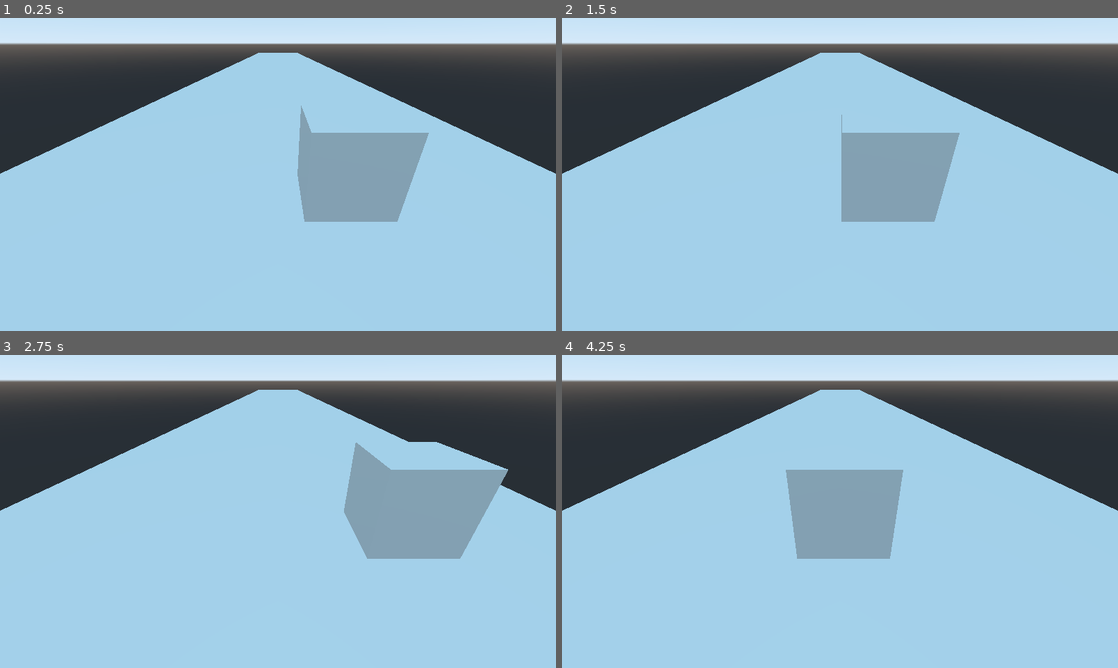
Above: before the commit, frames 1-4 (two rows, left to right).
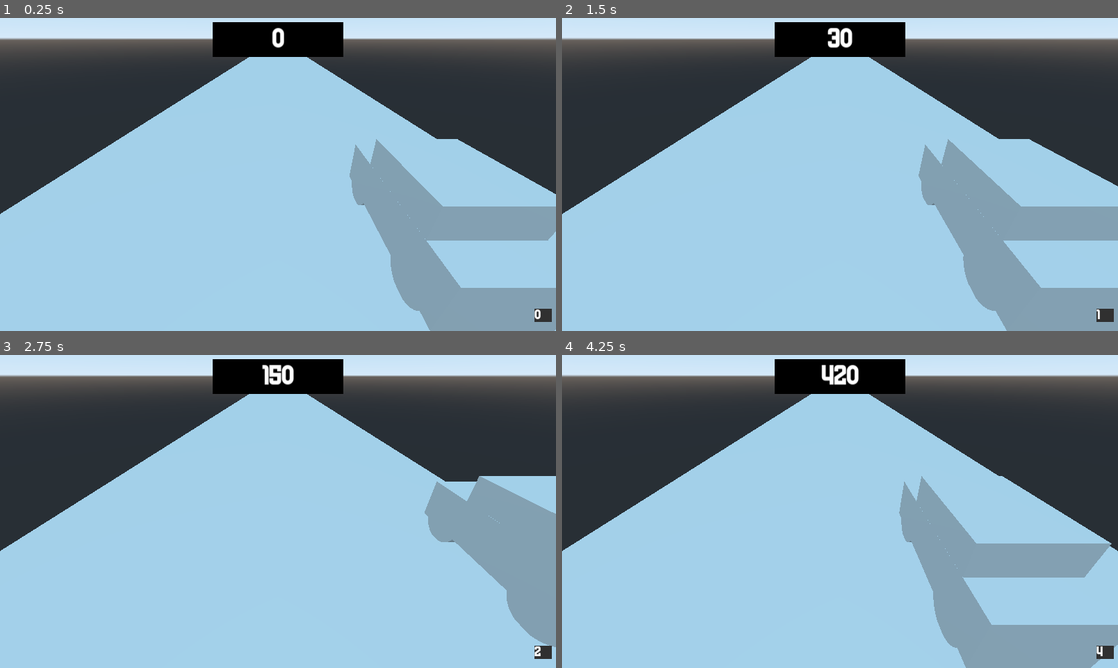
Above: after the commit, the same moments.

Repository: AAncapo/endless-racer
Game: Godot game, scene res://world.tscn
The game is run twice, just before and just after one commit, with the same random seed, the same clock (stepped at 60 frames per second) and the same inputs.
Inputs:
- Up to frame 1 (0.25 s): no input
- Up to frame 2 (1.5 s): hold D (right) 0.53-1.28 s; hold A (left) from 1.28 s (still down)
- Up to frame 3 (2.75 s): release A (left) at 2.03 s; hold D (right) from 2.03 s (still down)
- Up to frame 4 (4.25 s): release D (right) at 3.53 s; hold A (left) from 3.53 s (still down)

The runs differ from the first frame. In frame 1, 21% of the frame differs, in the area x 0-100%, y 1-100%; in frame 2, 23%; in frame 3, 20%; in frame 4, 25%.

Commit message:
player speed and score
prototype

Diff:
--- a/player.gd
+++ b/player.gd
@@ -2,12 +2,14 @@
 
 
 onready var new_position: Vector3 = global_translation
-var dodge_speed: float = 5.0
+var stats = preload("res://player_stats.tres")
+
+
+func _process(delta):
+	global_translation = lerp(global_translation, new_position, delta * stats.dodge_speed)
+
+	stats.current_speed += delta
 
 
 func move_to(pos):
 	new_position = pos
-
-
-func _process(delta):
-	global_translation = lerp(global_translation, new_position, delta * dodge_speed)
--- a/player.tscn
+++ b/player.tscn
@@ -1,10 +1,12 @@
-[gd_scene load_steps=4 format=2]
+[gd_scene load_steps=5 format=2]
 
 [ext_resource path="res://player.gd" type="Script" id=1]
 
 [sub_resource type="BoxShape" id=1]
 
 [sub_resource type="CubeMesh" id=2]
+
+[sub_resource type="CylinderMesh" id=3]
 
 [node name="player" type="KinematicBody"]
 script = ExtResource( 1 )
@@ -13,6 +15,30 @@
 transform = Transform( 1, 0, 0, 0, 1, 0, 0, 0, 1, 0, 1, 0 )
 shape = SubResource( 1 )
 
-[node name="MeshInstance" type="MeshInstance" parent="."]
-transform = Transform( 1, 0, 0, 0, 1, 0, 0, 0, 1, 0, 1, 0 )
+[node name="visual" type="Spatial" parent="."]
+
+[node name="MeshInstance" type="MeshInstance" parent="visual"]
+transform = Transform( 1, 0, 0, 0, 0.583252, 0, 0, 0, 2.35937, 0, 1, 0 )
 mesh = SubResource( 2 )
+skeleton = NodePath("../..")
+
+[node name="MeshInstance2" type="MeshInstance" parent="visual"]
+transform = Transform( 0.998631, 0, 0, 0, 0.844336, 0, 0, 0, 1.30323, 0, 1.45082, 0.243515 )
+mesh = SubResource( 2 )
+skeleton = NodePath("../..")
+
+[node name="wheel" type="MeshInstance" parent="visual"]
+transform = Transform( -1.08522e-08, -0.24827, 0, 0.644244, -2.81608e-08, 0, 0, 0, 0.644244, 0.704909, 0.625108, 1.43642 )
+mesh = SubResource( 3 )
+
+[node name="wheel2" type="MeshInstance" parent="visual"]
+transform = Transform( -1.08522e-08, -0.24827, 0, 0.644244, -2.81608e-08, 0, 0, 0, 0.644244, -0.71821, 0.625108, 1.43642 )
+mesh = SubResource( 3 )
+
+[node name="wheel3" type="MeshInstance" parent="visual"]
+transform = Transform( -1.08522e-08, -0.24827, 0, 0.644244, -2.81608e-08, 0, 0, 0, 0.644244, -0.71821, 0.625108, -1.55612 )
+mesh = SubResource( 3 )
+
+[node name="wheel4" type="MeshInstance" parent="visual"]
+transform = Transform( -1.08522e-08, -0.24827, 0, 0.644244, -2.81608e-08, 0, 0, 0, 0.644244, 0.691608, 0.625108, -1.55612 )
+mesh = SubResource( 3 )
--- a/player_controller.gd
+++ b/player_controller.gd
@@ -3,13 +3,12 @@
 onready var lanes := $lanes.get_children()
 onready var player := $player
 var current_lane:int
-var initial_lane:int
+var initial_lane:int = 1
 var desired_lane:int
 var lane_pos: Vector3
 
 
 func _ready():
-	initial_lane = floor(lanes.size()/2)
 	current_lane = initial_lane
 
 
--- /dev/null
+++ b/player_stats.gd
@@ -0,0 +1,17 @@
+class_name PlayerStats extends Resource
+
+var current_speed:float setget setSpeed
+var speed:float = 10
+var min_speed: float = 5
+var max_speed:float = 100
+
+var dodge_speed: float = 7.0
+
+export (Resource) var score
+
+func setSpeed(value):
+	value = clamp(value,0,max_speed)
+	current_speed = value
+
+	if score:
+		score.current_score += int(current_speed)
--- /dev/null
+++ b/player_stats.tres
@@ -0,0 +1,8 @@
+[gd_resource type="Resource" load_steps=3 format=2]
+
+[ext_resource path="res://player_stats.gd" type="Script" id=1]
+[ext_resource path="res://score.tres" type="Resource" id=2]
+
+[resource]
+script = ExtResource( 1 )
+score = ExtResource( 2 )
--- a/project.godot
+++ b/project.godot
@@ -7,6 +7,22 @@
 ;   param=value ; assign values to parameters
 
 config_version=4
+
+_global_script_classes=[ {
+"base": "Resource",
+"class": "PlayerStats",
+"language": "GDScript",
+"path": "res://player_stats.gd"
+}, {
+"base": "Resource",
+"class": "Score",
+"language": "GDScript",
+"path": "res://score.gd"
+} ]
+_global_script_class_icons={
+"PlayerStats": "",
+"Score": ""
+}
 
 [application]
 
@@ -18,6 +34,8 @@
 
 window/size/width=1280
 window/size/height=720
+window/size/test_width=800
+window/size/test_height=600
 window/stretch/mode="2d"
 window/stretch/aspect="keep"
 
--- /dev/null
+++ b/score.gd
@@ -0,0 +1,11 @@
+class_name Score extends Resource
+# the score calculator is based on the player car current speed
+
+var current_score:int = 0 setget setScore
+var hiscore:int
+
+
+func setScore(value):
+	current_score = value
+	if current_score > hiscore:
+		hiscore = current_score
--- /dev/null
+++ b/score.tres
@@ -0,0 +1,6 @@
+[gd_resource type="Resource" load_steps=2 format=2]
+
+[ext_resource path="res://score.gd" type="Script" id=1]
+
+[resource]
+script = ExtResource( 1 )
--- /dev/null
+++ b/ui_score.gd
@@ -0,0 +1,17 @@
+extends Control
+
+var player_stats = preload("res://player_stats.tres")
+onready var curScore = $"%current_score"
+onready var curSpeed = $"%current_speed"
+
+
+func _process(delta):
+	update_score(player_stats.score.current_score)
+	update_speed(player_stats.current_speed)
+
+
+func update_score(new_score):
+	curScore.text = str(new_score)
+
+func update_speed(new_speed):
+	curSpeed.text = str(int(new_speed))
--- a/world.tscn
+++ b/world.tscn
@@ -1,16 +1,79 @@
-[gd_scene load_steps=4 format=2]
+[gd_scene load_steps=10 format=2]
 
 [ext_resource path="res://player.tscn" type="PackedScene" id=1]
 [ext_resource path="res://player_controller.gd" type="Script" id=2]
+[ext_resource path="res://ui_score.gd" type="Script" id=4]
+[ext_resource path="res://font/MaldiniBold-EaqGW.otf" type="DynamicFontData" id=5]
+
+[sub_resource type="DynamicFont" id=2]
+size = 64
+use_filter = true
+font_data = ExtResource( 5 )
+
+[sub_resource type="StyleBoxFlat" id=3]
+bg_color = Color( 0, 0, 0, 1 )
+
+[sub_resource type="DynamicFont" id=4]
+size = 32
+font_data = ExtResource( 5 )
+
+[sub_resource type="StyleBoxFlat" id=5]
+bg_color = Color( 0.188235, 0.188235, 0.188235, 1 )
 
 [sub_resource type="PlaneMesh" id=1]
 
 [node name="world" type="Spatial"]
 
+[node name="GUI" type="Control" parent="."]
+anchor_right = 1.0
+anchor_bottom = 1.0
+margin_left = 10.0
+margin_top = 10.0
+margin_right = -10.0
+margin_bottom = -10.0
+mouse_filter = 2
+script = ExtResource( 4 )
+
+[node name="current_score" type="Label" parent="GUI"]
+unique_name_in_owner = true
+anchor_left = 0.5
+anchor_right = 0.5
+margin_left = -20.0
+margin_right = 20.0
+margin_bottom = 14.0
+grow_horizontal = 2
+rect_min_size = Vector2( 300, 80 )
+custom_fonts/font = SubResource( 2 )
+custom_styles/normal = SubResource( 3 )
+text = "0"
+align = 1
+valign = 1
+
+[node name="SpeedCounter" type="Control" parent="GUI"]
+anchor_left = 1.0
+anchor_top = 1.0
+anchor_right = 1.0
+anchor_bottom = 1.0
+margin_left = -40.0
+margin_top = -40.0
+
+[node name="VBoxContainer" type="VBoxContainer" parent="GUI/SpeedCounter"]
+margin_right = 40.0
+margin_bottom = 40.0
+
+[node name="current_speed" type="Label" parent="GUI/SpeedCounter/VBoxContainer"]
+unique_name_in_owner = true
+margin_right = 40.0
+margin_bottom = 31.0
+grow_horizontal = 0
+custom_fonts/font = SubResource( 4 )
+custom_styles/normal = SubResource( 5 )
+
 [node name="CamBase" type="Spatial" parent="."]
-transform = Transform( 1, 0, 0, 0, 0.863272, 0.504739, 0, -0.504739, 0.863272, 0, 3.30494, 4.63918 )
+transform = Transform( 1, 0, 0, 0, 0.743296, 0.668962, 0, -0.668962, 0.743296, 0, 0, -6.71309 )
 
 [node name="Camera" type="Camera" parent="CamBase"]
+transform = Transform( 1, 0, 0, 0, 0.98248, -0.18637, 0, 0.18637, 0.98248, 0, -3.96872, 11.0053 )
 
 [node name="street" type="Spatial" parent="."]
 
Binary file added: font/MaldiniBold-EaqGW.otf
